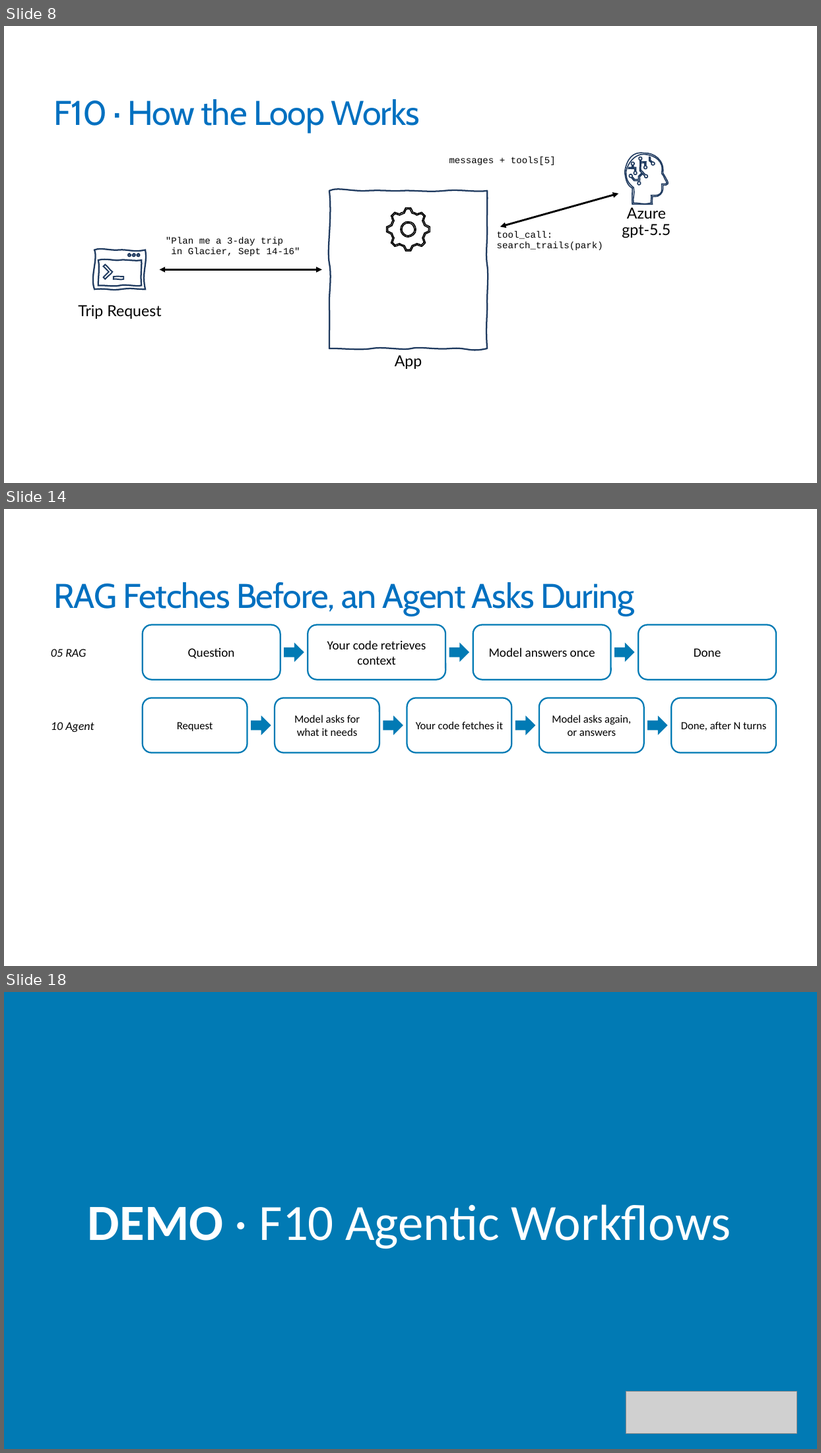
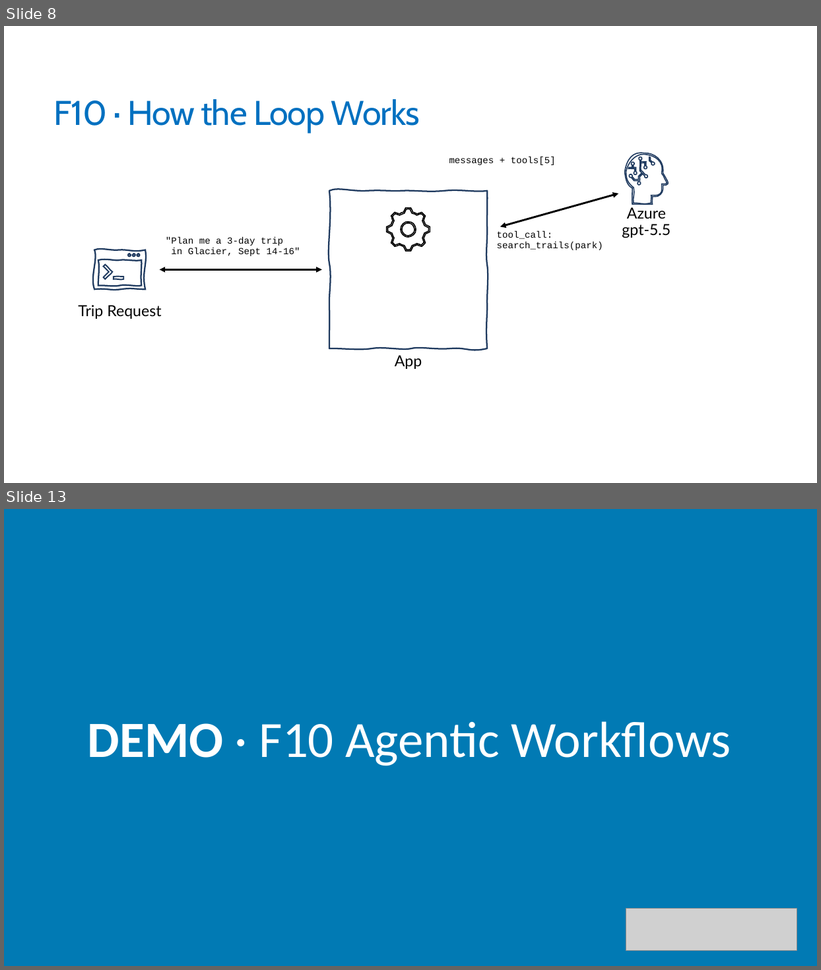
Before and after one commit to trailheadtechnology/10-ai-features-workshop, a slide deck: modules/M4-doing/M4-doing.pptx. Shown one above the other, each under a label of ours: slides 8, 14 and 18 before the commit, slides 8 and 13 after it; the slides between them are not shown. The pictures are 821x1453 and 821x970 pixels, drawn with LibreOffice and Linux fonts; fonts in the diff are those of the drawing; grey boxes stand for pictures. Boxes give left, top, right and bottom in pixels: in the first picture for what was removed or moved away, otherwise in the second. Text is boxed around its words. In the diff, an @@ line names an element or a change of style, - is before the commit and + after.

```diff
--- a/modules/M4-doing/M4-doing.pptx
+++ b/modules/M4-doing/M4-doing.pptx
@@ slide 14 removed at [4, 509, 817, 966], background #FFFFFF @@
@@ title removed at [54, 582, 634, 615] @@
-RAG Fetches Before, an Agent Asks During
@@ rounded rectangle removed at [143, 625, 281, 680] @@
-Question
@@ rounded rectangle removed at [308, 625, 446, 680] @@
-Your code retrieves context
@@ rounded rectangle removed at [473, 625, 611, 680] @@
-Model answers once
@@ rounded rectangle removed at [638, 625, 776, 680] @@
-Done
@@ right arrow removed at [284, 642, 304, 662] @@
@@ right arrow removed at [450, 642, 469, 662] @@
@@ right arrow removed at [614, 642, 635, 662] @@
@@ text removed at [51, 649, 86, 657] @@
-05 RAG
@@ rounded rectangle removed at [143, 698, 248, 753] @@
-Request
@@ rounded rectangle removed at [275, 698, 380, 753] @@
-Model asks for what it needs
@@ rounded rectangle removed at [407, 698, 512, 753] @@
-Your code fetches it
@@ rounded rectangle removed at [539, 698, 644, 753] @@
-Model asks again, or answers
@@ rounded rectangle removed at [671, 698, 776, 753] @@
-Done, after N turns
@@ text removed at [51, 722, 94, 732] @@
-10 Agent
@@ right arrow removed at [251, 716, 271, 735] @@
@@ right arrow removed at [384, 716, 403, 735] @@
@@ right arrow removed at [516, 716, 536, 735] @@
@@ right arrow removed at [648, 716, 668, 735] @@
@@ what was slide 18 is now slide 13 @@
```
Also in this commit, not shown: 4 slides changed, 5 other slides removed, 3 other files.
